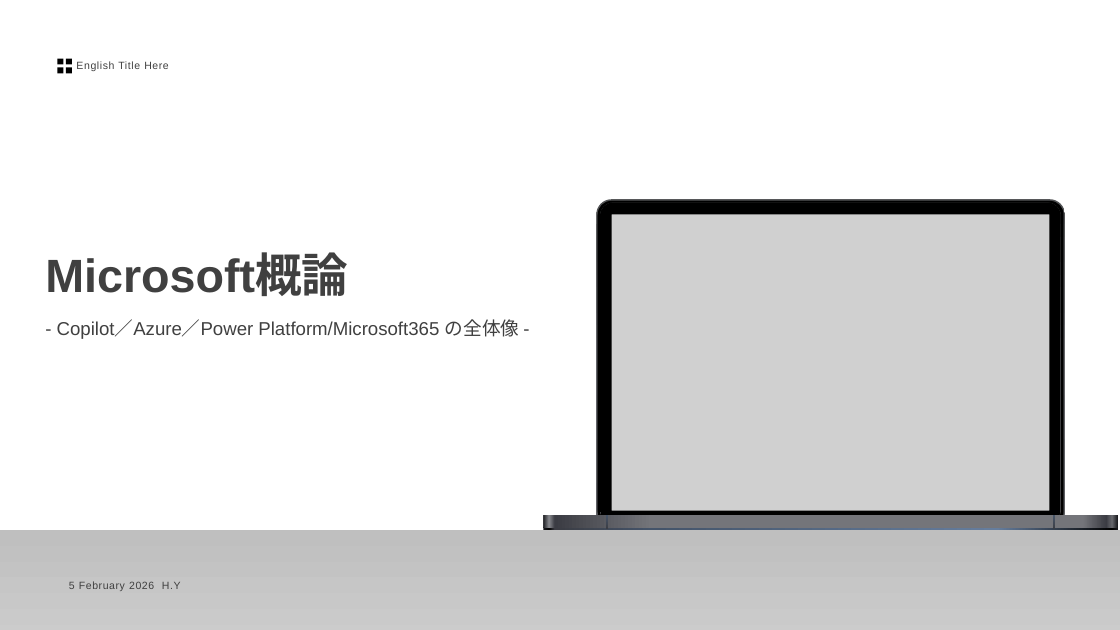
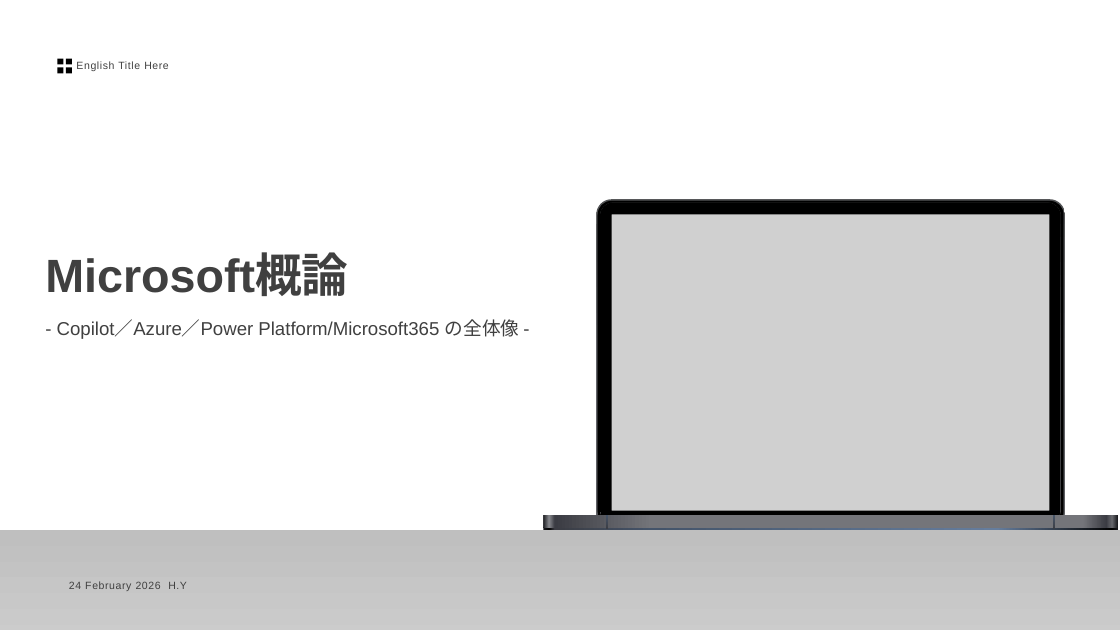
Before and after one commit to AeolusSoul/memo, a slide deck: slide 1 of 1-MSとは.pptx. Drawn at 1120x630 pixels with LibreOffice and Linux fonts; fonts in the diff are those of the drawing; grey boxes stand for pictures. Boxes give left, top, right and bottom in pixels: in the first picture for what was removed or moved away, otherwise in the second. Text is boxed around its words. In the diff, an @@ line names an element or a change of style, - is before the commit and + after.

```diff
--- a/1-MSとは.pptx
+++ b/1-MSとは.pptx
@@ text at [69,581,187,591]: text changed @@
-5 February 2026 H.Y
+24 February 2026 H.Y
```
Also in this commit, not shown: 2 other slides changed, 20 slides added, 1 slide removed.
